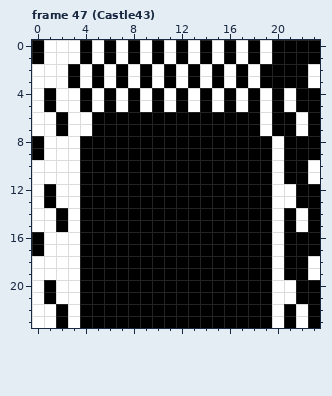
Edited in one commit: pixel-art file (res/images/tileset.ase). Above, as it was before the edit.
24x24 pixels, 52 frames. Shown: frame 47 (Castle43).
The same view after the edit:
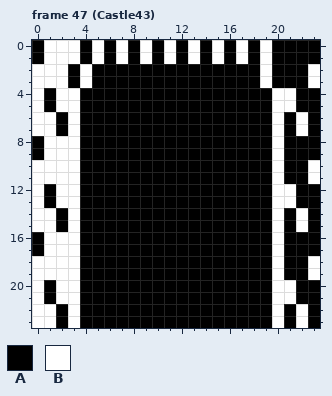
Palette (. is transparent): A #000000  B #ffffff
Changes in this commit:
Frame 47 (Castle43), layer "Layer 2":
y 2..3: x 6 B -> A; x 8 B -> A; x 10 B -> A; x 12 B -> A; x 14 B -> A; x 16 B -> A; x 18..19 BA -> AB
y 4..5: x 5 B -> A; x 7 B -> A; x 9 B -> A; x 11 B -> A; x 13 B -> A; x 15 B -> A; x 17 B -> A; x 19..20 BA -> AB
y 6..7: x 4 B -> A; x 19..20 BA -> AB
